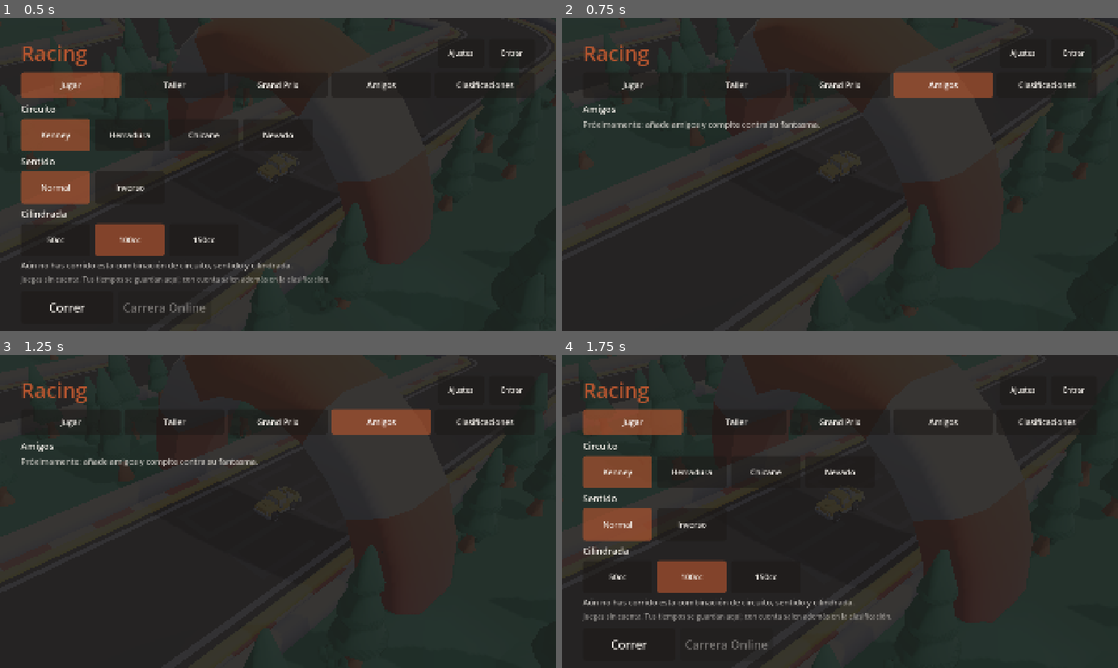
Above: before the commit, frames 1-4 (two rows, left to right).
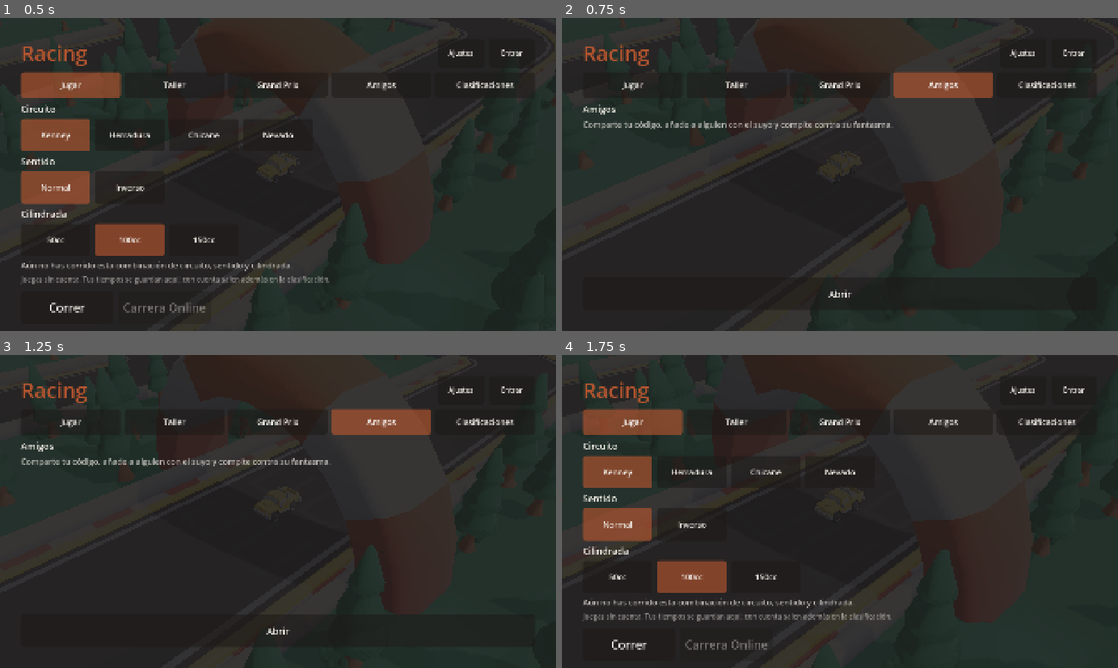
Above: after the commit, the same moments.

Repository: msalejandrojose/core
Game: Godot game, scene res://scenes/main.tscn
Two runs of this game, one before a commit and one after it. Both use one fixed random seed, a clock stepped at 60 frames per second and the inputs below.
Inputs:
- Up to frame 1 (0.5 s): no input
- Up to frame 2 (0.75 s): click "Amigos" at 0.5 s
- Up to frame 3 (1.25 s): no input
- Up to frame 4 (1.75 s): click "Jugar" at 1.25 s

Frame 1 is identical in both runs. In frame 2, 0.7% of the frame differs, in the area x 3-59%, y 32-90%; in frame 3, 0.7%; in frame 4, nothing differs.

Commit message:
feat(racing): pantalla de amigos — compartir código, añadir y gestionar (TASK-258)
Nueva pestaña "Amigos" en el hub, ya real en vez de "Próximamente":
código propio con botón de copiar, campo para introducir el código de
otro jugador, solicitudes pendientes recibidas con aceptar/rechazar, y
la lista de amigos ya aceptados. Sin cuenta muestra un mensaje en vez
de la pantalla, igual que el Taller.

Solo consume la API de TASK-222 (recíproca, con aceptación) — la
mecánica y el backend ya existían, esto era la interfaz que faltaba.

Diff:
--- /dev/null
+++ b/apps/game/scenes/ui/friends-screen.tscn
@@ -0,0 +1,6 @@
+[gd_scene load_steps=2 format=3]
+
+[ext_resource type="Script" path="res://scripts/ui/friends_screen.gd" id="1_friends"]
+
+[node name="FriendsScreen" type="CanvasLayer"]
+script = ExtResource("1_friends")
--- a/apps/game/scripts/net/racing_api.gd
+++ b/apps/game/scripts/net/racing_api.gd
@@ -127,3 +127,31 @@
 		"durationMs": duration_ms,
 		"rivals": rivals,
 	})
+
+
+# --- Amigos (TASK-222/258) ------------------------------------------------------
+
+## El código propio: se genera la primera vez que se pide y luego es siempre
+## el mismo.
+func friend_code():
+	return await Api.get_json("/racing/friends/me/code")
+
+
+## Pide amistad al dueño de ese código. Recíproca: esto solo crea una
+## solicitud PENDING, no hace amigos a nadie hasta que el otro la acepta.
+func add_friend(code: String):
+	return await Api.post_json("/racing/friends", {"code": code})
+
+
+## Solicitudes recibidas y aún sin responder.
+func friend_requests():
+	return await Api.get_json("/racing/friends/requests")
+
+
+func respond_friend_request(id: String, accept: bool):
+	return await Api.post_json(
+		"/racing/friends/%s/%s" % [id, "accept" if accept else "reject"], {})
+
+
+func friends():
+	return await Api.get_json("/racing/friends")
--- /dev/null
+++ b/apps/game/scripts/ui/friends_screen.gd
@@ -0,0 +1,292 @@
+extends CanvasLayer
+
+## Amigos: compartir tu código, añadir a alguien con el suyo, responder
+## solicitudes recibidas y ver tu lista de amigos (TASK-258). TASK-222 ya
+## define la mecánica (recíproca, con aceptación) y el backend — esto es
+## solo la interfaz que le faltaba.
+##
+## Requiere cuenta: el código y las amistades viven en el servidor por
+## jugador, así que sin sesión no hay nada que mostrar.
+
+signal closed()
+
+var _column: VBoxContainer
+var _status: Label
+var _code_label: Label
+var _add_field: LineEdit
+var _add_status: Label
+var _requests_container: VBoxContainer
+var _friends_container: VBoxContainer
+var _all_buttons: Array[Button] = []
+
+
+func _ready() -> void:
+	layer = 9
+	_build_shell()
+
+	if not Session.is_logged_in():
+		_show_locked()
+		return
+
+	await _load()
+
+
+func _build_shell() -> void:
+	var backdrop := ColorRect.new()
+	backdrop.color = UiTheme.ink_alpha(0.985)
+	backdrop.set_anchors_preset(Control.PRESET_FULL_RECT)
+	add_child(backdrop)
+
+	var margin := MarginContainer.new()
+	margin.set_anchors_preset(Control.PRESET_FULL_RECT)
+	for side in ["left", "right", "top", "bottom"]:
+		margin.add_theme_constant_override("margin_" + side, 72)
+	add_child(margin)
+
+	_column = VBoxContainer.new()
+	_column.add_theme_constant_override("separation", 16)
+	margin.add_child(_column)
+
+	_column.add_child(_title("Amigos"))
+
+	_status = _label(
+		"Comparte tu código para que alguien te añada, o introduce el suyo "
+		+ "para pedirle amistad. Hace falta que la otra persona acepte.")
+	_column.add_child(_status)
+
+
+func _show_locked() -> void:
+	_status.text = "Necesitas una cuenta para tener amigos: entra desde \"Cuenta\" en el menú."
+	_status.add_theme_color_override("font_color", UiTheme.BAD)
+
+	var row := HBoxContainer.new()
+	_column.add_child(row)
+	row.add_child(_button("Cerrar", close_screen))
+
+
+func close_screen() -> void:
+	closed.emit()
+	queue_free()
+
+
+# --- Carga -----------------------------------------------------------------
+
+func _load() -> void:
+	_status.text = _status.text + "\n\nCargando…"
+
+	var code_response = await RacingApi.friend_code()
+	if not code_response.ok or not (code_response.data is Dictionary):
+		_status.text = "No se pudo cargar tu código. Comprueba la conexión e inténtalo de nuevo."
+		_status.add_theme_color_override("font_color", UiTheme.BAD)
+		_column.add_child(_button("Cerrar", close_screen))
+		return
+
+	_status.text = _status.text.replace("\n\nCargando…", "")
+	_build_loaded(str(code_response.data.get("code", "")))
+
+	await _refresh_requests()
+	await _refresh_friends()
+
+
+func _build_loaded(code: String) -> void:
+	_column.add_child(_heading("Tu código"))
+
+	var code_row := HBoxContainer.new()
+	code_row.add_theme_constant_override("separation", 16)
+	_column.add_child(code_row)
+
+	_code_label = Label.new()
+	_code_label.text = code
+	_code_label.add_theme_font_size_override("font_size", UiTheme.FONT_XL)
+	_code_label.add_theme_color_override("font_color", UiTheme.CLAY)
+	code_row.add_child(_code_label)
+
+	code_row.add_child(_button("Copiar", func() -> void: _copy_code()))
+
+	_column.add_child(_heading("Añadir amigo"))
+
+	var add_row := HBoxContainer.new()
+	add_row.add_theme_constant_override("separation", 16)
+	_column.add_child(add_row)
+
+	_add_field = LineEdit.new()
+	_add_field.placeholder_text = "Código del otro jugador"
+	_add_field.custom_minimum_size = Vector2(320, 88)
+	_add_field.add_theme_font_size_override("font_size", UiTheme.FONT_MD)
+	_add_field.size_flags_horizontal = Control.SIZE_EXPAND_FILL
+	add_row.add_child(_add_field)
+
+	add_row.add_child(_button("Añadir", func() -> void: _submit_add()))
+
+	_add_status = _label("")
+	_column.add_child(_add_status)
+
+	_column.add_child(_heading("Solicitudes pendientes"))
+	_requests_container = VBoxContainer.new()
+	_requests_container.add_theme_constant_override("separation", 8)
+	_column.add_child(_requests_container)
+
+	_column.add_child(_heading("Tus amigos"))
+
+	var scroll := ScrollContainer.new()
+	scroll.size_flags_vertical = Control.SIZE_EXPAND_FILL
+	scroll.horizontal_scroll_mode = ScrollContainer.SCROLL_MODE_DISABLED
+	_column.add_child(scroll)
+
+	_friends_container = VBoxContainer.new()
+	_friends_container.add_theme_constant_override("separation", 8)
+	_friends_container.size_flags_horizontal = Control.SIZE_EXPAND_FILL
+	scroll.add_child(_friends_container)
+
+	var bottom := HBoxContainer.new()
+	bottom.add_theme_constant_override("separation", 16)
+	_column.add_child(bottom)
+	bottom.add_child(_button("Cerrar", close_screen))
+
+
+func _copy_code() -> void:
+	DisplayServer.clipboard_set(_code_label.text)
+	_flash_add_status("Código copiado.", UiTheme.GOOD)
+
+
+# --- Añadir amigo ------------------------------------------------------------
+
+func _submit_add() -> void:
+	var code := _add_field.text.strip_edges()
+	if code == "":
+		_flash_add_status("Escribe un código.", UiTheme.BAD)
+		return
+
+	_set_buttons_disabled(true)
+	_flash_add_status("Enviando…", UiTheme.BONE)
+
+	var response = await RacingApi.add_friend(code)
+
+	_set_buttons_disabled(false)
+
+	if not response.ok:
+		_flash_add_status(
+			response.message if not response.message.is_empty() else "No se pudo enviar la solicitud.",
+			UiTheme.BAD)
+		return
+
+	_add_field.text = ""
+	_flash_add_status("Solicitud enviada.", UiTheme.GOOD)
+
+
+func _flash_add_status(text: String, color: Color) -> void:
+	if not is_instance_valid(_add_status):
+		return
+	_add_status.text = text
+	_add_status.add_theme_color_override("font_color", color)
+
+
+# --- Solicitudes y amigos -----------------------------------------------------
+
+func _refresh_requests() -> void:
+	var response = await RacingApi.friend_requests()
+	if not is_instance_valid(_requests_container):
+		return
+
+	for child in _requests_container.get_children():
+		child.free()
+	_forget_freed_buttons()
+
+	var requests: Array = response.data if response.ok and response.data is Array else []
+	if requests.is_empty():
+		_requests_container.add_child(_label("No tienes solicitudes pendientes."))
+		return
+
+	for request in requests:
+		_requests_container.add_child(_request_row(request))
+
+
+func _request_row(request: Dictionary) -> Control:
+	var row := HBoxContainer.new()
+	row.add_theme_constant_override("separation", 16)
+
+	var name_label := _label(str(request.get("requesterDisplayName", "?")))
+	name_label.size_flags_horizontal = Control.SIZE_EXPAND_FILL
+	row.add_child(name_label)
+
+	var id: String = request.get("id", "")
+	row.add_child(_button("Aceptar", func() -> void: _respond(id, true)))
+	row.add_child(_button("Rechazar", func() -> void: _respond(id, false)))
+
+	return row
+
+
+func _respond(id: String, accept: bool) -> void:
+	_set_buttons_disabled(true)
+	await RacingApi.respond_friend_request(id, accept)
+	_set_buttons_disabled(false)
+
+	await _refresh_requests()
+	if accept:
+		await _refresh_friends()
+
+
+func _refresh_friends() -> void:
+	var response = await RacingApi.friends()
+	if not is_instance_valid(_friends_container):
+		return
+
+	for child in _friends_container.get_children():
+		child.free()
+
+	var friends: Array = response.data if response.ok and response.data is Array else []
+	if friends.is_empty():
+		_friends_container.add_child(
+			_label("Aún no tienes amigos — comparte tu código o introduce uno."))
+		return
+
+	for friend in friends:
+		_friends_container.add_child(_label(str(friend.get("displayName", "?"))))
+
+
+func _forget_freed_buttons() -> void:
+	var alive: Array[Button] = []
+	for button in _all_buttons:
+		if is_instance_valid(button):
+			alive.append(button)
+	_all_buttons = alive
+
+
+# --- Piezas -----------------------------------------------------------------------
+
+func _title(text: String) -> Label:
+	var label := Label.new()
+	label.text = text
+	label.add_theme_font_size_override("font_size", UiTheme.FONT_XL)
+	label.add_theme_color_override("font_color", UiTheme.BONE)
+	return label
+
+
+func _heading(text: String) -> Label:
+	var label := Label.new()
+	label.text = text
+	label.add_theme_font_size_override("font_size", UiTheme.FONT_SM)
+	label.add_theme_color_override("font_color", UiTheme.BONE)
+	return label
+
+
+func _label(text: String) -> Label:
+	var label := Label.new()
+	label.text = text
+	label.autowrap_mode = TextServer.AUTOWRAP_WORD_SMART
+	label.add_theme_font_size_override("font_size", UiTheme.FONT_XS)
+	label.add_theme_color_override("font_color", UiTheme.BONE * Color(1, 1, 1, 0.7))
+	return label
+
+
+func _button(text: String, on_pressed: Callable) -> Button:
+	var button := UiTheme.make_button(text)
+	button.pressed.connect(on_pressed)
+	_all_buttons.append(button)
+	return button
+
+
+func _set_buttons_disabled(disabled: bool) -> void:
+	for button in _all_buttons:
+		if is_instance_valid(button):
+			button.disabled = disabled
--- a/apps/game/scripts/ui/main_menu.gd
+++ b/apps/game/scripts/ui/main_menu.gd
@@ -167,9 +167,10 @@
 				"Corre varios circuitos seguidos y compite por la clasificación agregada.",
 				"res://scenes/ui/grand-prix-screen.tscn")
 		Tab.AMIGOS:
-			_build_placeholder_tab(
+			_build_launcher_tab(
 				"Amigos",
-				"Próximamente: añade amigos y compite contra su fantasma.")
+				"Comparte tu código, añade a alguien con el suyo y compite contra su fantasma.",
+				"res://scenes/ui/friends-screen.tscn")
 		Tab.CLASIFICACIONES:
 			_build_placeholder_tab(
 				"Clasificaciones",
--- /dev/null
+++ b/apps/game/tests/friends_screen_test.gd
@@ -0,0 +1,265 @@
+extends Node
+
+const TestEnv := preload("res://tests/test_env.gd")
+
+## Prueba de la pantalla de amigos (TASK-258):
+##
+##     godot --headless --quit-after 800 res://tests/friends_screen_test.tscn
+##
+## Servidor falso de verdad (TCPServer + HTTP a mano, no bloqueante — mismo
+## motivo y mismo diseño que `online_race_test.gd`: `OS.delay_msec` congela
+## el bucle del motor que el propio `HTTPRequest` del cliente necesita para
+## avanzar, así que se acumula frame a frame en vez de esperar bloqueado.
+
+var _failures := 0
+
+var _server := TCPServer.new()
+var _port := 0
+var _pending: Array = []  # cada uno: {"peer": StreamPeerTCP, "buffer": String}
+
+## Estado que sirve el servidor falso — el test lo cambia entre pasos para
+## simular lo que devolvería la API real en cada momento.
+var _requests_payload: Array = []
+var _friends_payload: Array = []
+var _add_friend_status := 201
+var _add_friend_body := '{"id":"friendship-1","requesterId":"me","addresseeId":"other","status":"PENDING","createdAt":"2026-01-01T00:00:00.000Z","respondedAt":null}'
+var _last_add_friend_body := ""
+
+
+func _ready() -> void:
+	TestEnv.reset()
+
+	_server.listen(0, "127.0.0.1")
+	_port = _server.get_local_port()
+	set_process(true)
+
+	Session.access_token = "token-de-prueba"
+	Api.access_token = "token-de-prueba"
+	Api.base_url = "http://127.0.0.1:%d/v1" % _port
+
+	await _test_sin_cuenta_muestra_mensaje()
+	await _test_carga_codigo_propio()
+	await _test_sin_solicitudes_ni_amigos()
+	await _test_solicitud_pendiente_y_aceptarla()
+	await _test_anadir_amigo()
+	await _test_anadir_amigo_rechazado()
+
+	_server.stop()
+	Session.logout()
+
+	if _failures == 0:
+		print("\nOK")
+		get_tree().quit(0)
+	else:
+		print("\nFALLOS: %d" % _failures)
+		get_tree().quit(1)
+
+
+func _process(_delta: float) -> void:
+	while _server.is_connection_available():
+		_pending.append({"peer": _server.take_connection(), "buffer": ""})
+
+	var still_pending: Array = []
+	for entry in _pending:
+		var peer: StreamPeerTCP = entry["peer"]
+		if peer.get_available_bytes() > 0:
+			entry["buffer"] += peer.get_data(peer.get_available_bytes())[1].get_string_from_utf8()
+
+		if _is_request_complete(entry["buffer"]):
+			_reply(peer, entry["buffer"])
+		else:
+			still_pending.append(entry)
+	_pending = still_pending
+
+
+func _is_request_complete(text: String) -> bool:
+	var sep := text.find("\r\n\r\n")
+	if sep == -1:
+		return false
+
+	var content_length := 0
+	for line in text.substr(0, sep).split("\r\n"):
+		if line.to_lower().begins_with("content-length:"):
+			content_length = int(line.split(":")[1].strip_edges())
+
+	return text.substr(sep + 4).length() >= content_length
+
+
+func _reply(peer: StreamPeerTCP, text: String) -> void:
+	var request_line := text.split("\r\n")[0] if text.length() > 0 else ""
+	var sep := text.find("\r\n\r\n")
+	var body := text.substr(sep + 4) if sep != -1 else ""
+
+	var status := 200
+	var reply_body := "{}"
+
+	if request_line.begins_with("GET") and request_line.find("/friends/me/code ") != -1:
+		reply_body = '{"code":"TESTCODE"}'
+	elif request_line.begins_with("GET") and request_line.find("/friends/requests ") != -1:
+		reply_body = JSON.stringify(_requests_payload)
+	elif request_line.begins_with("GET") and request_line.find("/friends ") != -1:
+		reply_body = JSON.stringify(_friends_payload)
+	elif request_line.begins_with("POST") and request_line.find("/accept ") != -1:
+		reply_body = '{"id":"req-1","requesterId":"other","addresseeId":"me","status":"ACCEPTED","createdAt":"2026-01-01T00:00:00.000Z","respondedAt":"2026-01-01T00:00:01.000Z"}'
+	elif request_line.begins_with("POST") and request_line.find("/reject ") != -1:
+		reply_body = '{"id":"req-1","requesterId":"other","addresseeId":"me","status":"REJECTED","createdAt":"2026-01-01T00:00:00.000Z","respondedAt":"2026-01-01T00:00:01.000Z"}'
+	elif request_line.begins_with("POST") and request_line.find("/friends ") != -1:
+		_last_add_friend_body = body
+		status = _add_friend_status
+		reply_body = _add_friend_body if status == 201 else '{"code":"RACING_FRIEND_CODE_NOT_FOUND","message":"Ningún jugador tiene ese código."}'
+
+	# `.length()` cuenta caracteres, no bytes — con acentos/ñ el body pesa más
+	# bytes de los que tiene caracteres, y un Content-Length corto deja al
+	# cliente leyendo un JSON truncado ("Unterminated string").
+	var body_bytes := reply_body.to_utf8_buffer()
+	var header := (
+		"HTTP/1.1 %d OK\r\nContent-Type: application/json\r\nContent-Length: %d\r\nConnection: close\r\n\r\n"
+		% [status, body_bytes.size()])
+	peer.put_data(header.to_utf8_buffer() + body_bytes)
+
+
+# --- Casos --------------------------------------------------------------------
+
+func _test_sin_cuenta_muestra_mensaje() -> void:
+	Session.access_token = ""
+	var screen: CanvasLayer = load("res://scenes/ui/friends-screen.tscn").instantiate()
+	add_child(screen)
+	await get_tree().process_frame
+
+	_check(screen._status.text.find("Necesitas una cuenta") != -1, true,
+		"sin cuenta muestra un mensaje")
+	_check(_find_button(screen, "Cerrar") != null, true, "y hay botón para cerrar")
+
+	screen.close_screen()
+	Session.access_token = "token-de-prueba"
+
+
+func _test_carga_codigo_propio() -> void:
+	var screen := await _open_screen()
+	_check(screen._code_label.text, "TESTCODE", "carga y muestra el código propio")
+	screen.close_screen()
+
+
+func _test_sin_solicitudes_ni_amigos() -> void:
+	_requests_payload = []
+	_friends_payload = []
+	var screen := await _open_screen()
+
+	_check(_find_label_containing(screen._requests_container, "No tienes solicitudes") != null,
+		true, "sin solicitudes, lo dice claramente")
+	_check(_find_label_containing(screen._friends_container, "Aún no tienes amigos") != null,
+		true, "sin amigos, lo dice claramente")
+
+	screen.close_screen()
+
+
+func _test_solicitud_pendiente_y_aceptarla() -> void:
+	_requests_payload = [{
+		"id": "req-1", "requesterId": "other", "requesterDisplayName": "Ana",
+		"createdAt": "2026-01-01T00:00:00.000Z",
+	}]
+	_friends_payload = []
+	var screen := await _open_screen()
+
+	_check(_find_label_containing(screen._requests_container, "Ana") != null, true,
+		"la solicitud pendiente aparece con el nombre de quien la mandó")
+
+	var accept_button := _find_button(screen._requests_container, "Aceptar")
+	_check(accept_button != null, true, "hay botón para aceptar")
+
+	# Tras aceptar, el servidor falso ya devolvería a Ana en la lista de
+	# amigos — se simula actualizando el estado que sirve el servidor antes
+	# de que la pantalla vuelva a pedirla.
+	_requests_payload = []
+	_friends_payload = [{"userId": "other", "displayName": "Ana", "friendsSince": "2026-01-01T00:00:01.000Z"}]
+
+	accept_button.pressed.emit()
+	await _settle()
+
+	_check(_find_label_containing(screen._requests_container, "No tienes solicitudes") != null,
+		true, "tras aceptar, ya no queda como pendiente")
+	_check(_find_label_containing(screen._friends_container, "Ana") != null, true,
+		"y Ana aparece en la lista de amigos")
+
+	screen.close_screen()
+
+
+func _test_anadir_amigo() -> void:
+	_requests_payload = []
+	_friends_payload = []
+	_add_friend_status = 201
+	var screen := await _open_screen()
+
+	screen._add_field.text = "  otrocodigo  "
+	var add_button := _find_button(screen, "Añadir")
+	add_button.pressed.emit()
+	await _settle()
+
+	_check(_last_add_friend_body.find("otrocodigo") != -1, true,
+		"el código se manda tal cual se escribió")
+	_check(screen._add_status.text, "Solicitud enviada.", "confirma el envío")
+	_check(screen._add_field.text, "", "y limpia el campo")
+
+	screen.close_screen()
+
+
+func _test_anadir_amigo_rechazado() -> void:
+	_add_friend_status = 404
+	var screen := await _open_screen()
+
+	screen._add_field.text = "NOEXISTE"
+	var add_button := _find_button(screen, "Añadir")
+	add_button.pressed.emit()
+	await _settle()
+
+	_check(screen._add_status.text.find("Ningún jugador") != -1, true,
+		"muestra el motivo del rechazo del servidor")
+
+	screen.close_screen()
+	_add_friend_status = 201
+
+
+# --- Utilidades ---------------------------------------------------------------
+
+func _open_screen() -> Node:
+	var screen: CanvasLayer = load("res://scenes/ui/friends-screen.tscn").instantiate()
+	add_child(screen)
+	await _settle()
+	return screen
+
+
+func _settle() -> void:
+	for i in 60:
+		await get_tree().process_frame
+
+
+func _find_button(root: Node, text: String) -> Button:
+	if root is Button and root.text == text:
+		return root
+	for child in root.get_children():
+		var found := _find_button(child, text)
+		if found != null:
+			return found
+	return null
+
+
+func _find_label_containing(root: Node, text: String) -> Label:
+	if root is Label and root.text.find(text) != -1:
+		return root
+	for child in root.get_children():
+		var found := _find_label_containing(child, text)
+		if found != null:
+			return found
+	return null
+
+
+func _check(got, want, label: String) -> void:
+	_report(got == want, label, want, got)
+
+
+func _report(ok: bool, label: String, want, got) -> void:
+	if ok:
+		print("  ok   %s" % label)
+	else:
+		print("  FALLA %s — esperado %s, obtenido %s" % [label, want, got])
+		_failures += 1
--- /dev/null
+++ b/apps/game/tests/friends_screen_test.tscn
@@ -0,0 +1,6 @@
+[gd_scene load_steps=2 format=3]
+
+[ext_resource type="Script" path="res://tests/friends_screen_test.gd" id="1_friends_test"]
+
+[node name="Test" type="Node"]
+script = ExtResource("1_friends_test")
Not shown, added: apps/game/scripts/ui/friends_screen.gd.uid
Not shown, added: apps/game/tests/friends_screen_test.gd.uid
